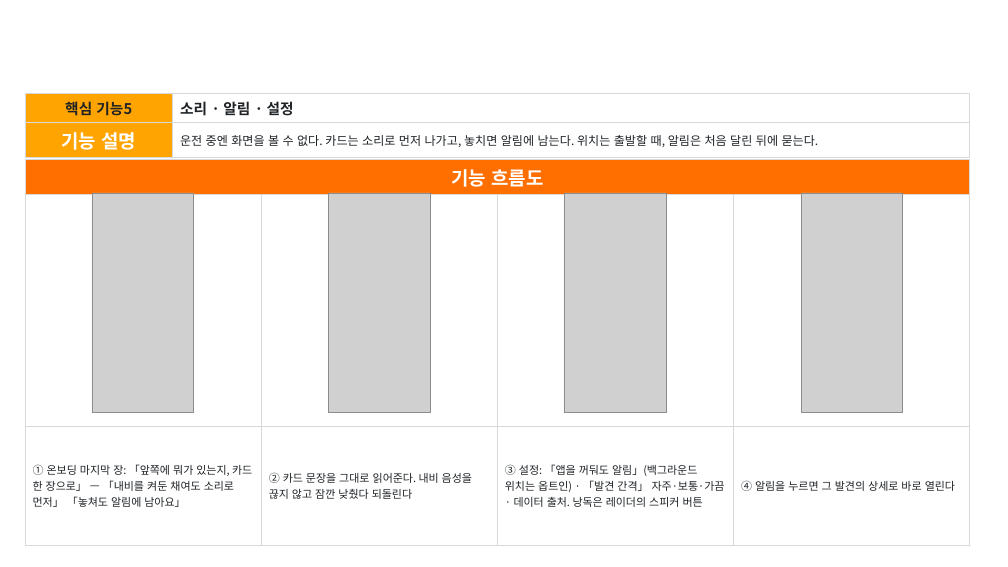
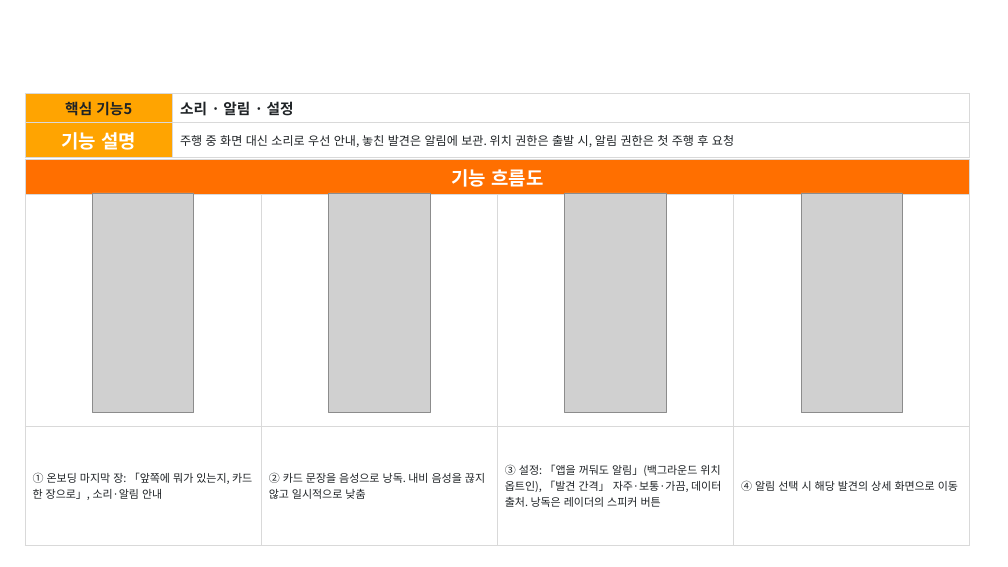
Before and after one commit to Hyee0ne/p-trip, a slide deck: slide 9 of docs/기능설명서_P의여행.pptx. Drawn at 1008x567 pixels with LibreOffice and Linux fonts; fonts in the diff are those of the drawing; grey boxes stand for pictures; background and template pictures are left out. Boxes give left, top, right and bottom in pixels: in the first picture for what was removed or moved away, otherwise in the second. Text is boxed around its words. In the diff, an @@ line names an element or a change of style, - is before the commit and + after.

```diff
--- a/docs/기능설명서_P의여행.pptx
+++ b/docs/기능설명서_P의여행.pptx
@@ table at [25,94,970,154] @@
-row 2, column 2: 운전 중엔 화면을 볼 수 없다. 카드는 소리로 먼저 나가고, 놓치면 알림에 남는다. 위치는 출발할 때, 알림은 처음 달린 뒤에 묻는다.
+row 2, column 2: 주행 중 화면 대신 소리로 우선 안내, 놓친 발견은 알림에 보관. 위치 권한은 출발 시, 알림 권한은 첫 주행 후 요청
@@ table at [25,160,969,541] @@
-row 3: ① 온보딩 마지막 장: 「앞쪽에 뭐가 있는지, 카드 한 장으로」 — 「내비를 켜둔 채여도 소리로 먼저」 「놓쳐도 알림에 남아요」 | ② 카드 문장을 그대로 읽어준다. 내비 음성을 끊지 않고 잠깐 낮췄다 되돌린다 | ③ 설정: 「앱을 꺼둬도 알림」(백그라운드 위치는 옵트인) · 「발견 간격」 자주·보통·가끔 · 데이터 출처. 낭독은 레이더의 스피커 버튼 | ④ 알림을 누르면 그 발견의 상세로 바로 열린다
+row 3: ① 온보딩 마지막 장: 「앞쪽에 뭐가 있는지, 카드 한 장으로」, 소리·알림 안내 | ② 카드 문장을 음성으로 낭독. 내비 음성을 끊지 않고 일시적으로 낮춤 | ③ 설정: 「앱을 꺼둬도 알림」(백그라운드 위치 옵트인), 「발견 간격」 자주·보통·가끔, 데이터 출처. 낭독은 레이더의 스피커 버튼 | ④ 알림 선택 시 해당 발견의 상세 화면으로 이동
```
Also in this commit, not shown: 9 other slides changed, 2 other files.
